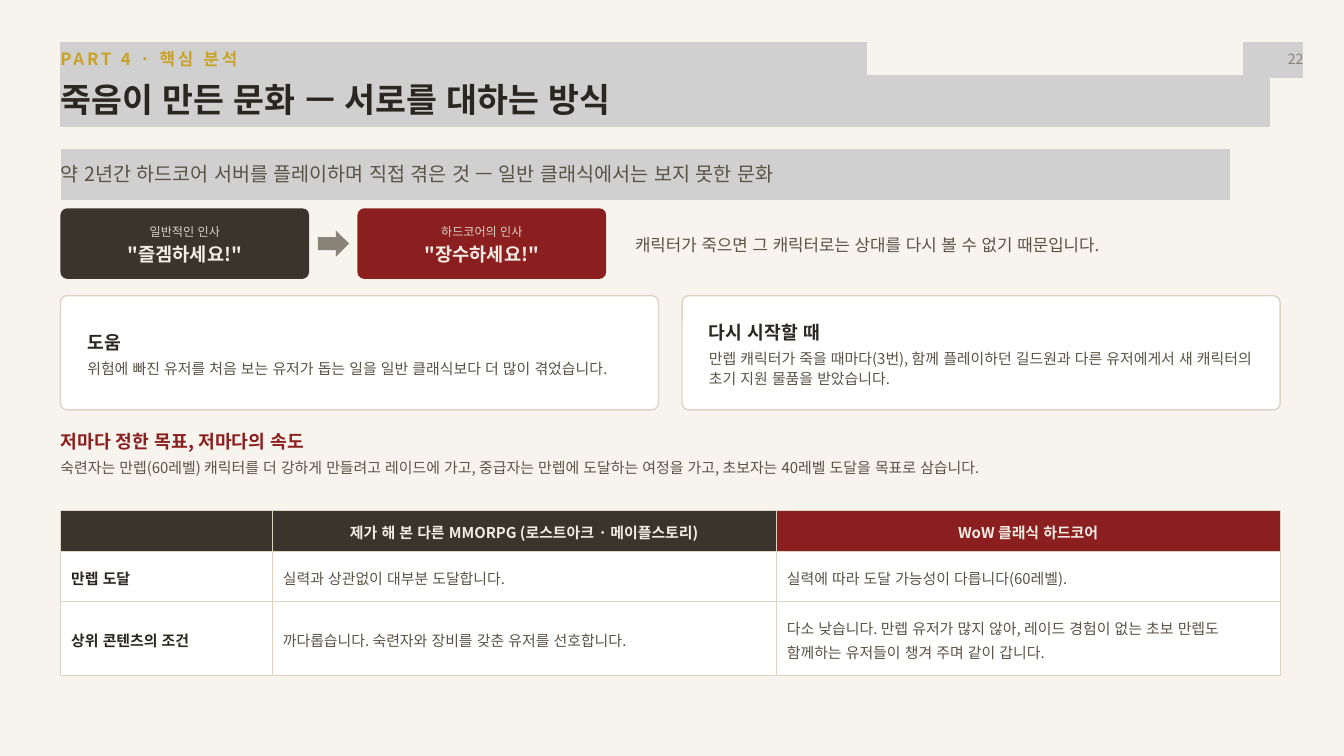
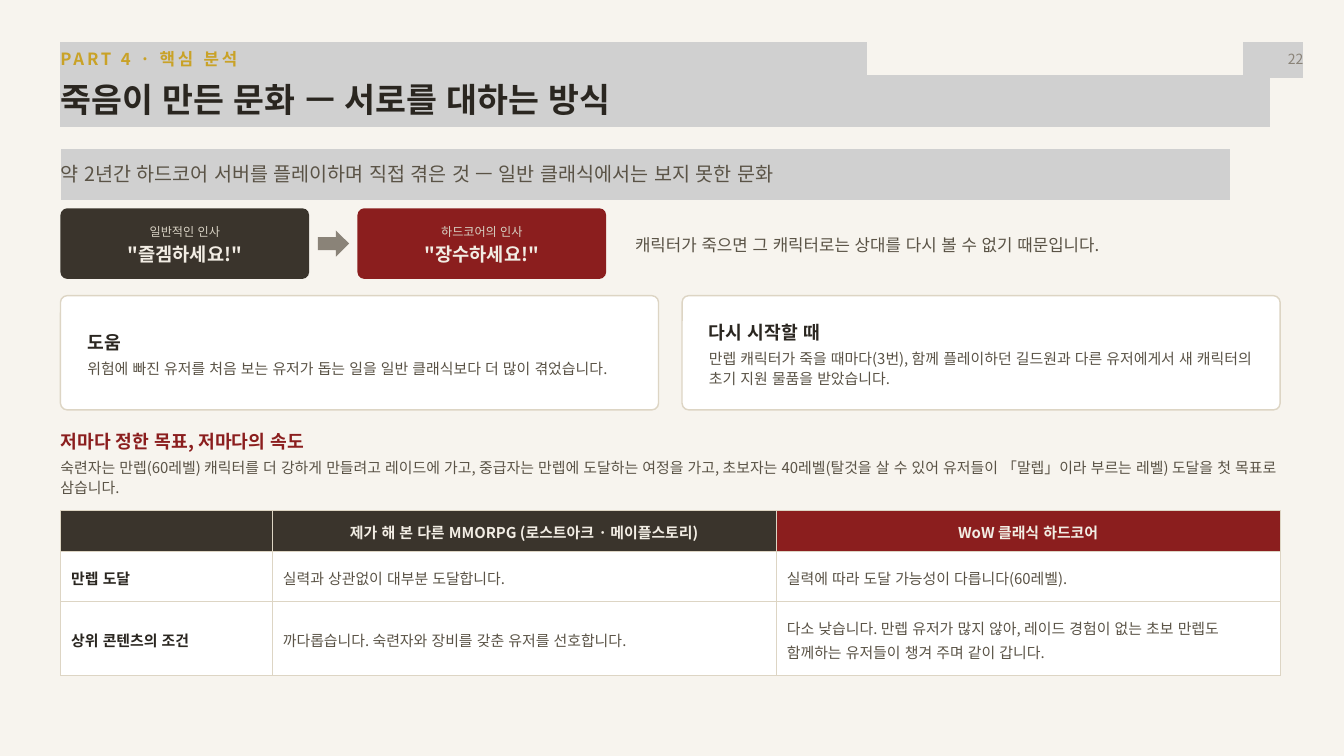
Before and after one commit to pinkshield/portfolio, a slide deck: slide 22 of src/5-wow-hardcore-analysis/Present File/WoW_클래식_하드코어_전투시스템_분석_문서순서.pptx. Drawn at 1344x756 pixels with LibreOffice and Linux fonts; fonts in the diff are those of the drawing; grey boxes stand for pictures. Boxes give left, top, right and bottom in pixels: in the first picture for what was removed or moved away, otherwise in the second. Text is boxed around its words. In the diff, an @@ line names an element or a change of style, - is before the commit and + after.

```diff
--- a/src/5-wow-hardcore-analysis/Present File/WoW_클래식_하드코어_전투시스템_분석_문서순서.pptx
+++ b/src/5-wow-hardcore-analysis/Present File/WoW_클래식_하드코어_전투시스템_분석_문서순서.pptx
@@ text at box(60, 460, 1276, 494): text changed @@
-숙련자는 만렙(60레벨) 캐릭터를 더 강하게 만들려고 레이드에 가고, 중급자는 만렙에 도달하는 여정을 가고, 초보자는 40레벨 도달을 목표로 삼습니다.
+숙련자는 만렙(60레벨) 캐릭터를 더 강하게 만들려고 레이드에 가고, 중급자는 만렙에 도달하는 여정을 가고, 초보자는 40레벨(탈것을 살 수 있어 유저들이 「말렙」이라 부르는 레벨) 도달을 첫 목표로 삼습니다.
```
Also in this commit, not shown: 1 other slide changed, 2 other files.
